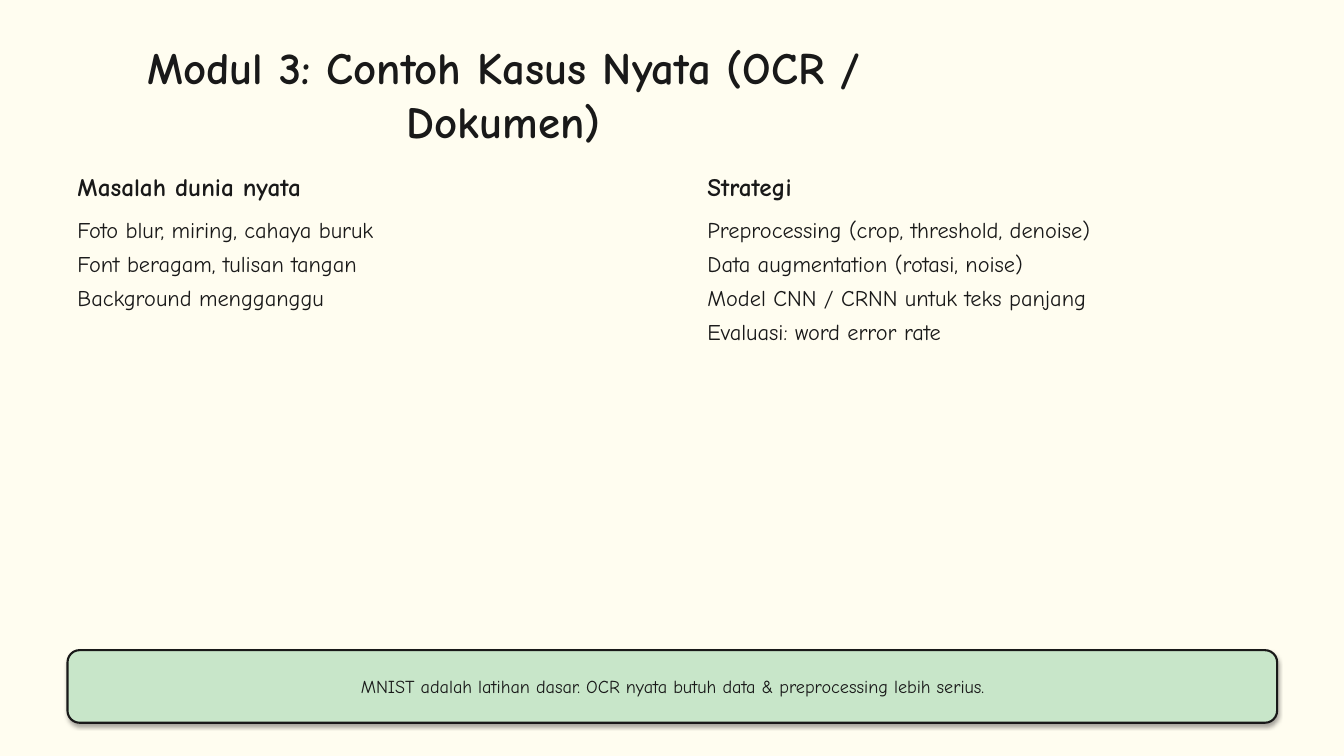
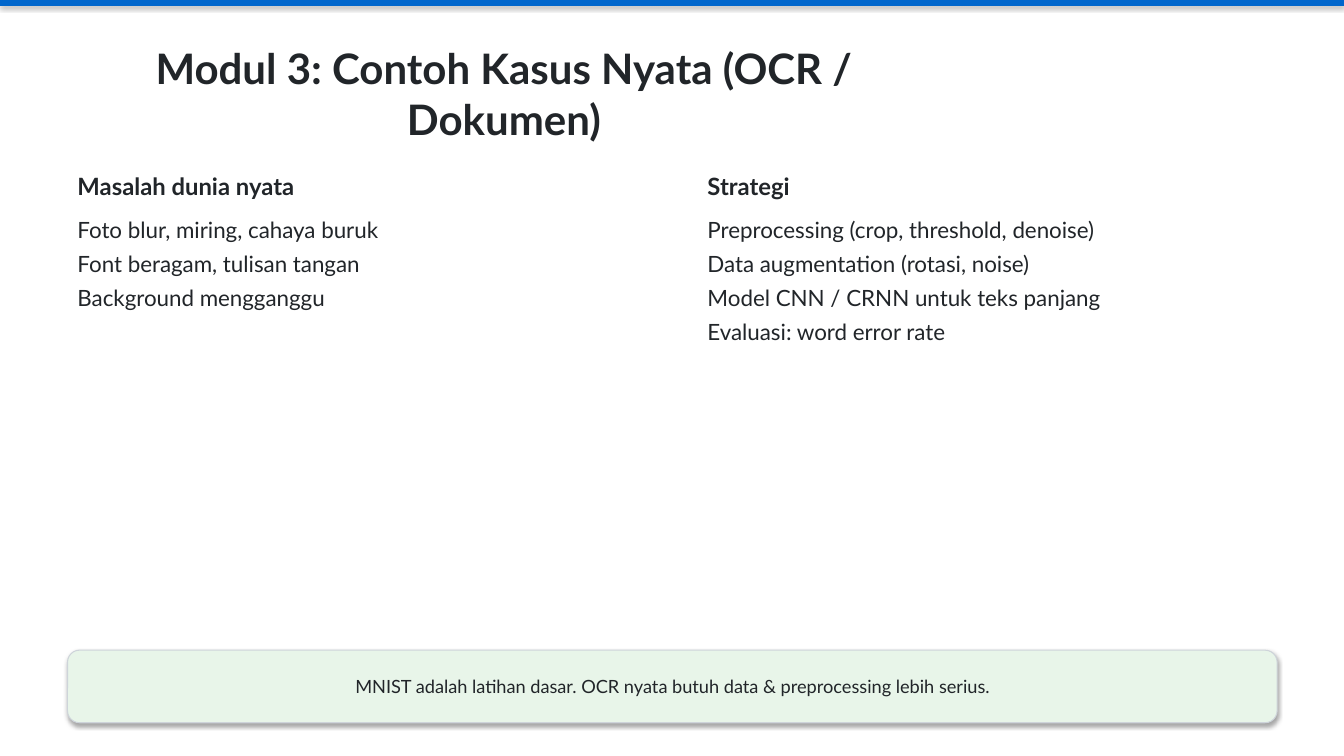
Before and after one commit to Kiryzsuuu/ai-hands-on, a slide deck: slide 37 of AI_Learning_Modul.pptx. Drawn at 1344x756 pixels with LibreOffice and Linux fonts; fonts in the diff are those of the drawing. Boxes give left, top, right and bottom in pixels: in the first picture for what was removed or moved away, otherwise in the second. Text is boxed around its words. In the diff, an @@ line names an element or a change of style, - is before the commit and + after.

```diff
--- a/AI_Learning_Modul.pptx
+++ b/AI_Learning_Modul.pptx
@@ background #FFFDF0 to #FFFFFF @@
@@ rectangle added at [0, 0, 1344, 6], fill #0066CC @@
@@ title "Modul 3: Contoh Kasus Nyata ..." at [156, 51, 822, 142]: size 32 to 30 pt, font Comic Neue to Lato, text colour #191919 to #212529 @@
@@ text "Masalah dunia nyata" at [77, 177, 294, 199]: size 18 to 17 pt, font Comic Neue to Lato, text colour #191919 to #212529 @@
@@ text "Strategi" at [707, 177, 789, 200]: size 18 to 17 pt, font Comic Neue to Lato, text colour #191919 to #212529 @@
@@ text "Foto blur, miring, cahaya buruk" at [77, 221, 378, 310]: font Comic Neue to Lato, text colour #191919 to #212529 @@
@@ text "Preprocessing (crop, threshold, denoise)" at [707, 221, 1101, 340]: font Comic Neue to Lato, text colour #191919 to #212529 @@
@@ rounded rectangle "MNIST adalah latihan dasar. OCR ..." at [68, 650, 1277, 723]: font Comic Neue to Lato, text colour #191919 to #212529; fill #C8E6C9 to #E8F5E9; outline #191919 1.5 pt to #CED4DA 0.75 pt @@
```
Also in this commit, not shown: 54 other slides changed, 1 other file.
